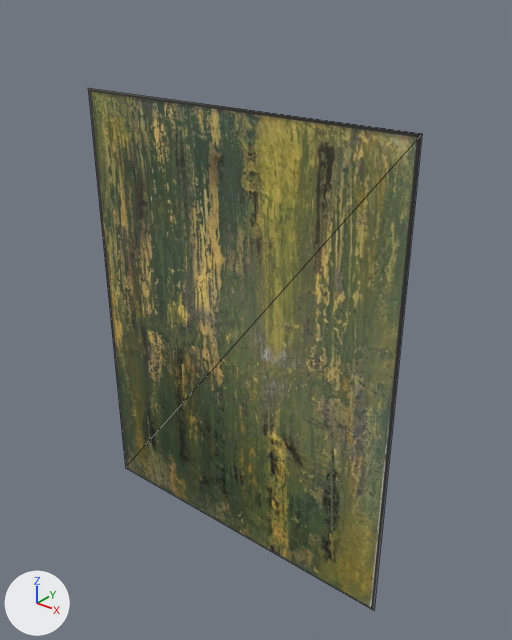
The glTF model images/ar/0046.glb, before and after one commit.
Camera for both pictures: a 50 mm camera at (0.875, -1.008, 0.715) aimed at (0.039, 0.037, 0.067). Lighting does not change. The marker at lower left points along +X, +Y and +Z. The picture after the commit comes second. Mesh edges are drawn as thin lines.
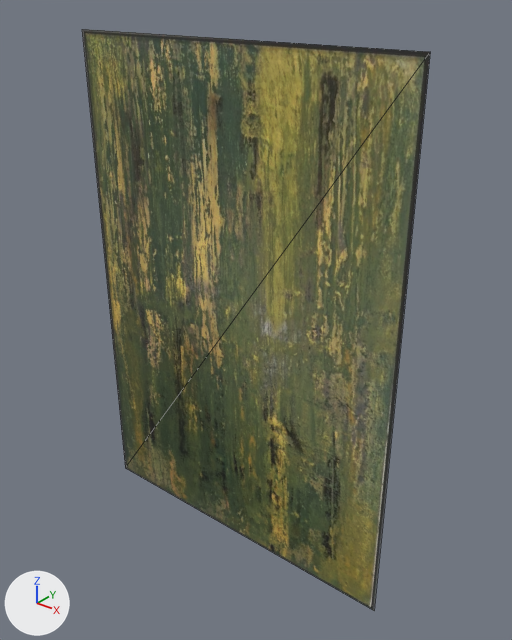
The newer file is also rescaled (x0.896), turned or shifted as a whole; pictures and numbers use the older file's frame.

Changed parts and their boxes (x1, y1, x2, y2) in the pictures (512 x 640 px):
'Mesh_0', reshaped (11% taller)
    before: (88, 88, 422, 611)
    after: (82, 29, 430, 611)

The change, as a diff of the scene's bpy script:
```diff
--- a/images/ar/0046.glb.py
+++ b/images/ar/0046.glb.py
@@ me_mesh_0 @@
 # used by ob_mesh_0; location = (0.0, 0.0, 0.0)
-me_mesh_0.from_pydata(...)  # 4 vertices, 2 faces; spans x -0.39..0.39, y 0.0, z -0.5..0.5
-me_mesh_0.vertices[0].co = (-0.39, 0.0, 0.5)  # pixel (87, 87)
-me_mesh_0.vertices[1].co = (0.39, 0.0, 0.5)  # pixel (422, 133)
+me_mesh_0.from_pydata(...)  # 4 vertices, 2 faces; spans x -0.39..0.39, y 0.0, z -0.5..0.616
+# me_mesh_0 part 1
+me_mesh_0.vertices[0].co = (-0.39, 0.0, 0.616)  # pixel (81, 29)
+me_mesh_0.vertices[1].co = (0.39, 0.0, 0.616)  # pixel (430, 51)
 me_mesh_0.materials.append(mat_material_0)
```
